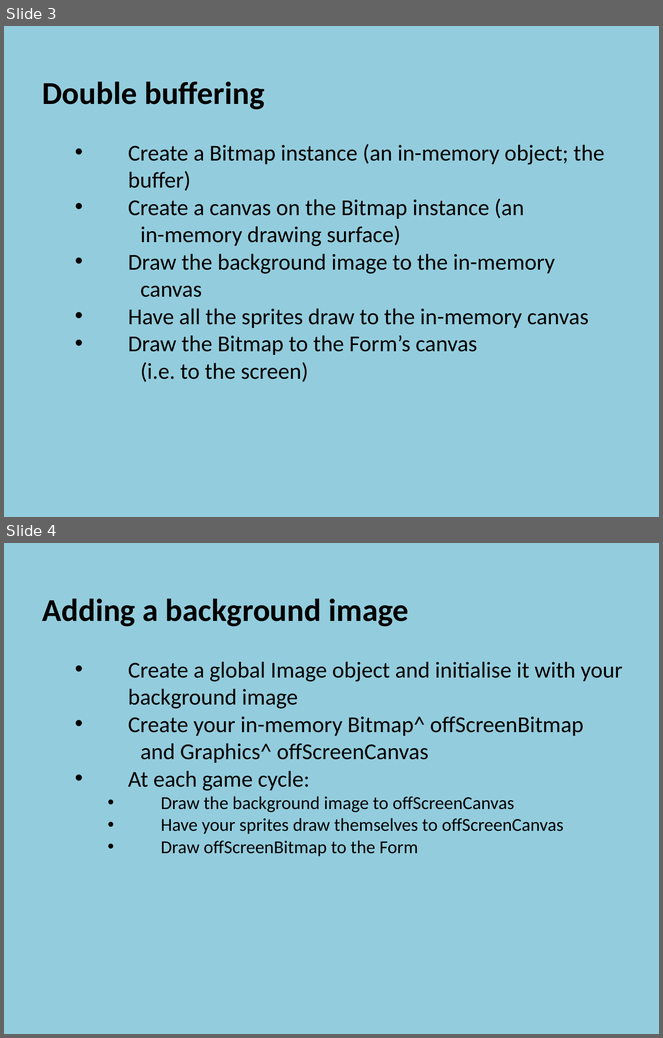
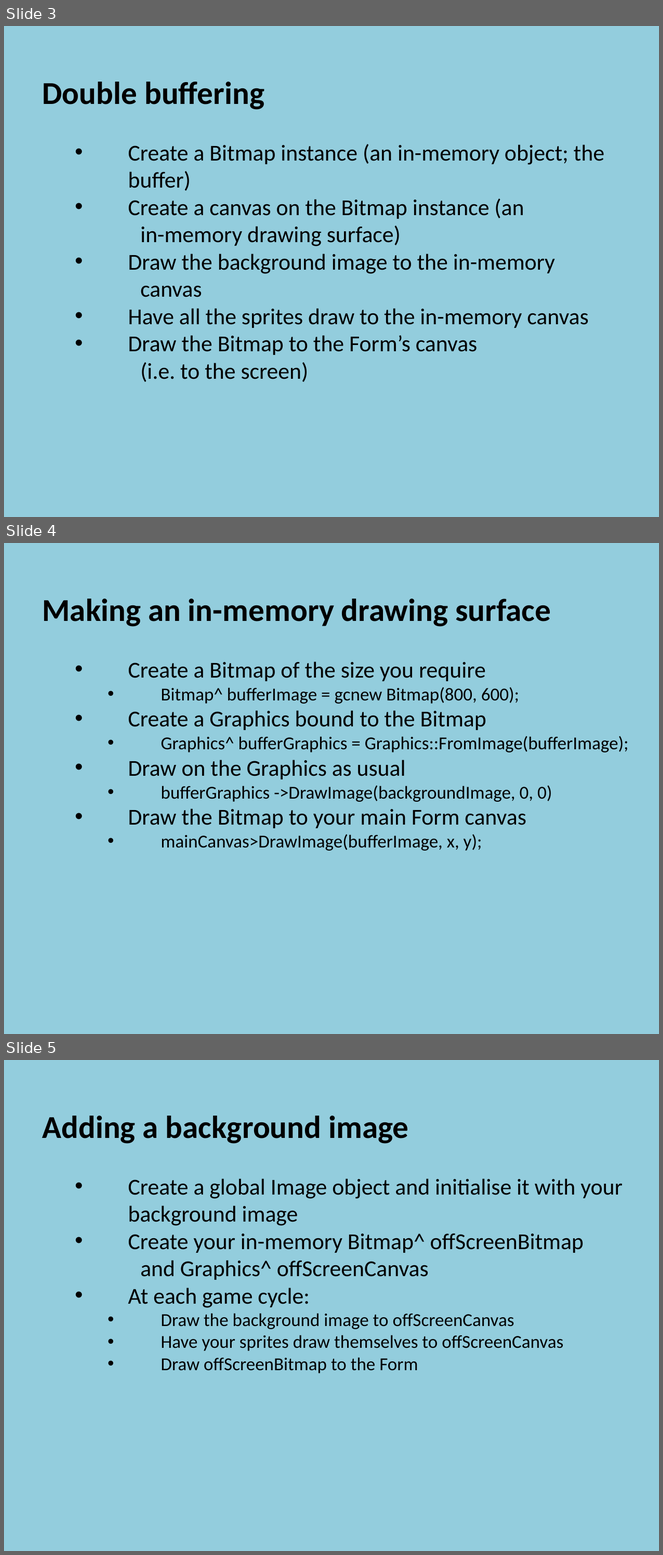
Before and after one commit to szetko/course-materials, a slide deck: Programming 4/04.2 Double Buffering/04.2 Double Buffering.pptx. Shown one above the other, each under a label of ours: slides 3 and 4 before the commit, slides 3, 4 and 5 after it. The pictures are 663x1038 and 663x1555 pixels, drawn with LibreOffice and Linux fonts; fonts in the diff are those of the drawing. Boxes give left, top, right and bottom in pixels: in the first picture for what was removed or moved away, otherwise in the second. Text is boxed around its words. In the diff, an @@ line names an element or a change of style, - is before the commit and + after.

Commit message:
Complete Double Buffering PP and remove Word Doc

```diff
--- a/Programming 4/04.2 Double Buffering/04.2 Double Buffering.pptx
+++ b/Programming 4/04.2 Double Buffering/04.2 Double Buffering.pptx
@@ slide 4 added at [4,543,659,1034], background #93CDDD @@
@@ text added at [42,599,629,851], 20 pt, text #000000 @@
+  Making an in-memory drawing surface
+    • Create a Bitmap of the size you require
+      • Bitmap^ bufferImage = gcnew Bitmap(800, 600);
+    • Create a Graphics bound to the Bitmap
+      • Graphics^ bufferGraphics = Graphics::FromImage(bufferImage);
+    • Draw on the Graphics as usual
+      • bufferGraphics ->DrawImage(backgroundImage, 0, 0)
+    • Draw the Bitmap to your main Form canvas
+      • mainCanvas>DrawImage(bufferImage, x, y);
@@ what was slide 4 is now slide 5 @@
```
Also in this commit, not shown: 1 slide changed, 1 other slide added, 1 slide removed, 1 other file.
